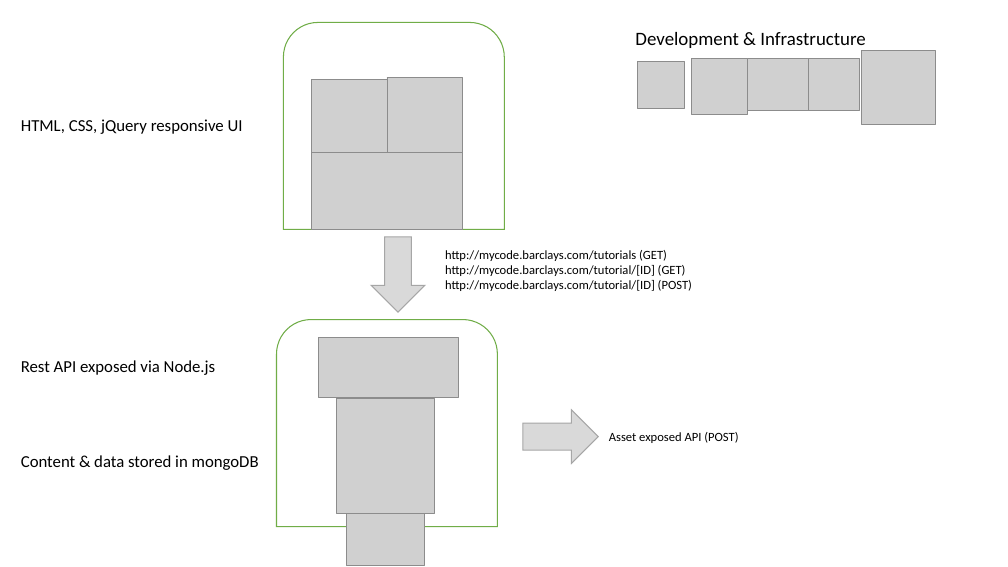
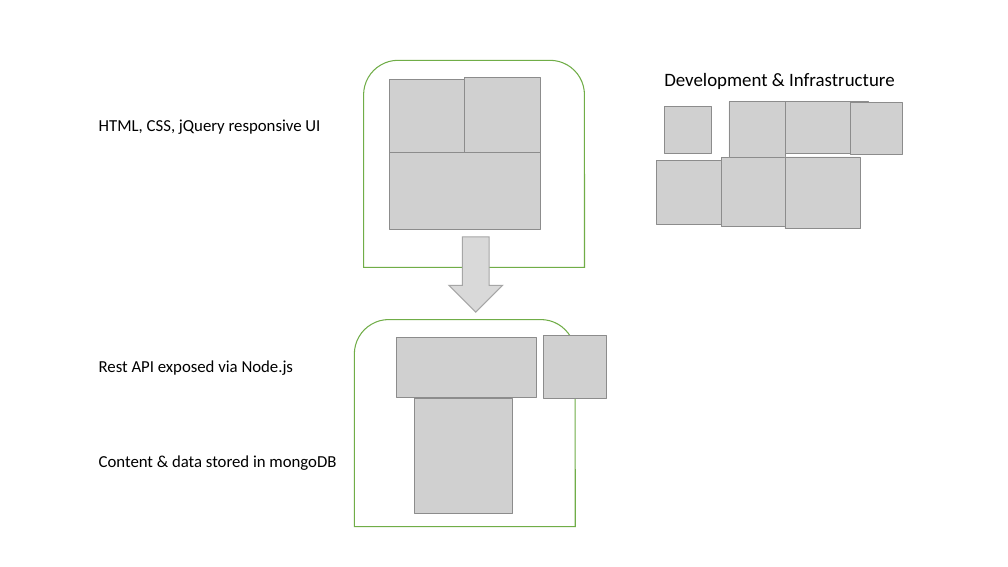
Before and after one commit to barclays-poc/myCode, a slide deck: slide 1 of docs/Outline.pptx. Drawn at 1008x567 pixels with LibreOffice and Linux fonts; fonts in the diff are those of the drawing; grey boxes stand for pictures. Boxes give left, top, right and bottom in pixels: in the first picture for what was removed or moved away, otherwise in the second. Text is boxed around its words. In the diff, an @@ line names an element or a change of style, - is before the commit and + after.

```diff
--- a/docs/Outline.pptx
+++ b/docs/Outline.pptx
@@ picture removed at [862, 51, 935, 124] @@
@@ round same rect: place and size @@
-round same rect at [284, 23, 504, 230]
+round same rect at [364, 60, 585, 268]
@@ text "Development & Infrastructure": place and size @@
-text "Development & Infrastructure" at [635, 32, 866, 48]
+text "Development & Infrastructure" at [664, 73, 895, 89]
@@ 3 pictures, 3 texts: place and size @@
-3 pictures, 3 texts at [21, 79, 463, 513]
+3 pictures, 3 texts at [99, 79, 541, 513]
@@ picture: place and size @@
-picture at [637, 61, 684, 108]
+picture at [665, 107, 712, 154]
@@ picture: place and size @@
-picture at [692, 58, 748, 114]
+picture at [729, 102, 785, 158]
@@ picture: place and size @@
-picture at [733, 58, 832, 110]
+picture at [770, 101, 869, 154]
@@ picture: place and size @@
-picture at [808, 58, 860, 110]
+picture at [851, 103, 902, 154]
@@ picture: place and size @@
-picture at [346, 487, 425, 566]
+picture at [657, 160, 721, 225]
@@ picture added at [722, 157, 797, 226] @@
@@ picture added at [785, 157, 860, 229] @@
@@ 2 pictures, 1 round same rect, 1 right arrow: place and size @@
-2 pictures, 1 round same rect, 1 right arrow at [277, 77, 498, 527]
+2 pictures, 1 round same rect, 1 right arrow at [355, 77, 575, 527]
@@ text removed at [445, 250, 692, 291] @@
-http://mycode.barclays.com/tutorials (GET)
-http://mycode.barclays.com/tutorial/[ID] (GET)
-http://mycode.barclays.com/tutorial/[ID] (POST)
@@ picture added at [544, 336, 606, 399] @@
@@ right arrow removed at [523, 410, 599, 464] @@
@@ text removed at [609, 432, 738, 443] @@
-Asset exposed API (POST)
```
Also in this commit, not shown: 18 other files.
